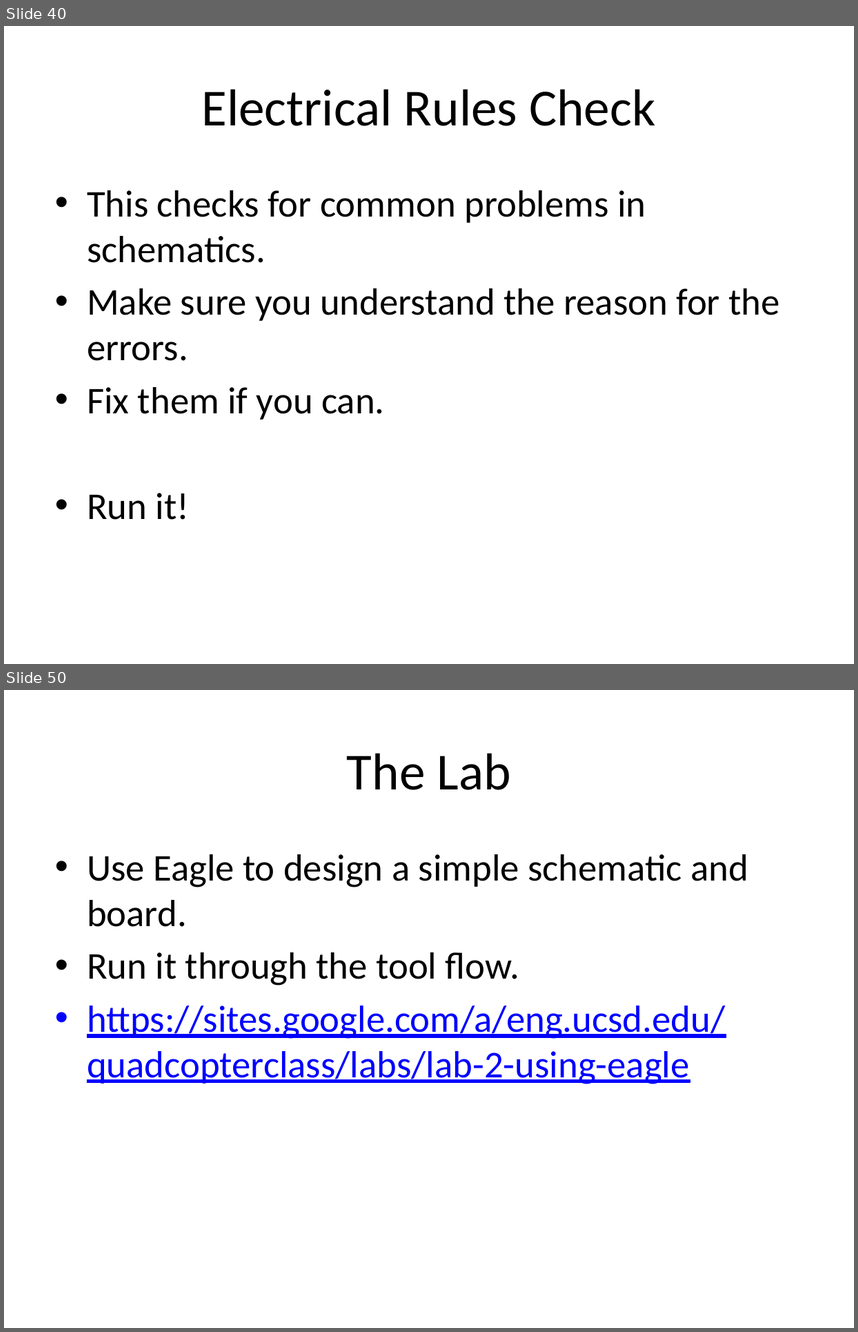
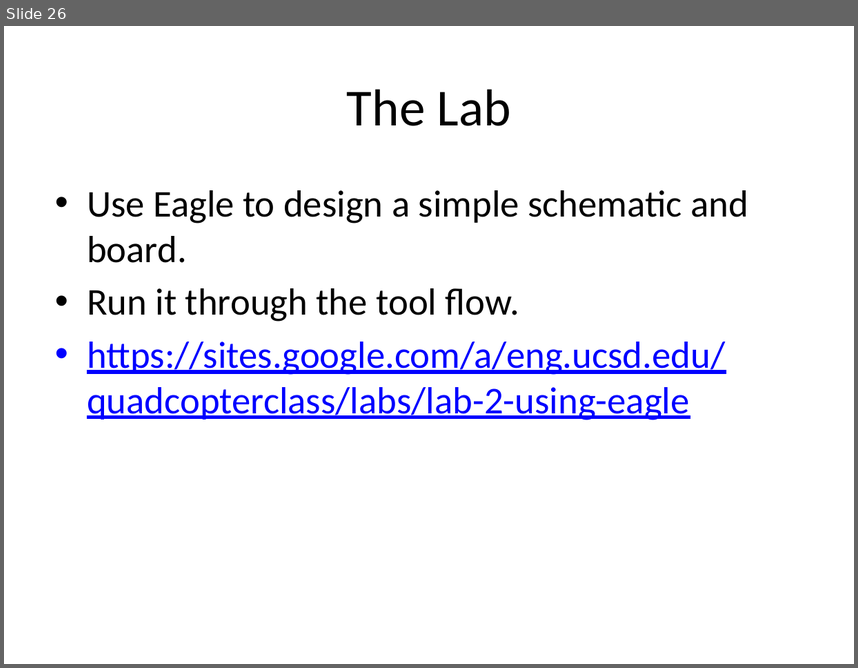
Before and after one commit to NVSL/QuadClass-Resources, a slide deck: Lecture Slides/Lab01-Eagle-Intro.pptx. Shown one above the other, each under a label of ours: slides 40 and 50 before the commit, slide 26 after it; the slides between them are not shown. The pictures are 858x1332 and 858x668 pixels, drawn with LibreOffice and Linux fonts; fonts in the diff are those of the drawing. Boxes give left, top, right and bottom in pixels: in the first picture for what was removed or moved away, otherwise in the second. Text is boxed around its words. In the diff, an @@ line names an element or a change of style, - is before the commit and + after.

```diff
--- a/Lecture Slides/Lab01-Eagle-Intro.pptx
+++ b/Lecture Slides/Lab01-Eagle-Intro.pptx
@@ slide 40 removed at [4, 26, 854, 664], background #FFFFFF @@
@@ title removed at [201, 89, 655, 126] @@
-Electrical Rules Check
@@ text removed at [87, 190, 780, 519] @@
-• This checks for common problems in schematics.
-• Make sure you understand the reason for the errors.
-• Fix them if you can.
-• Run it!
@@ what was slide 50 is now slide 26 @@
```
Also in this commit, not shown: 1 slide changed, 23 other slides removed, 14 other files.
